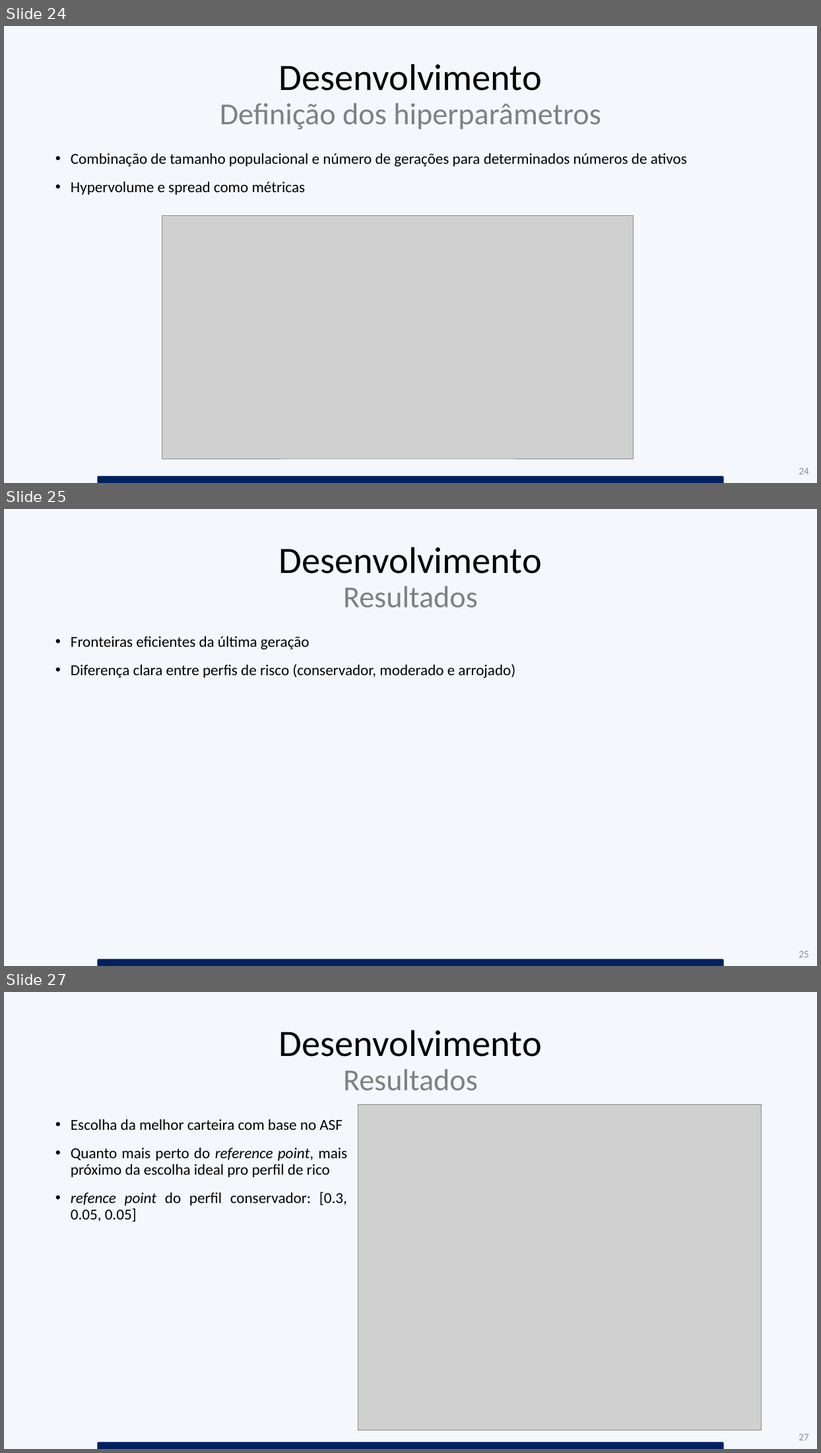
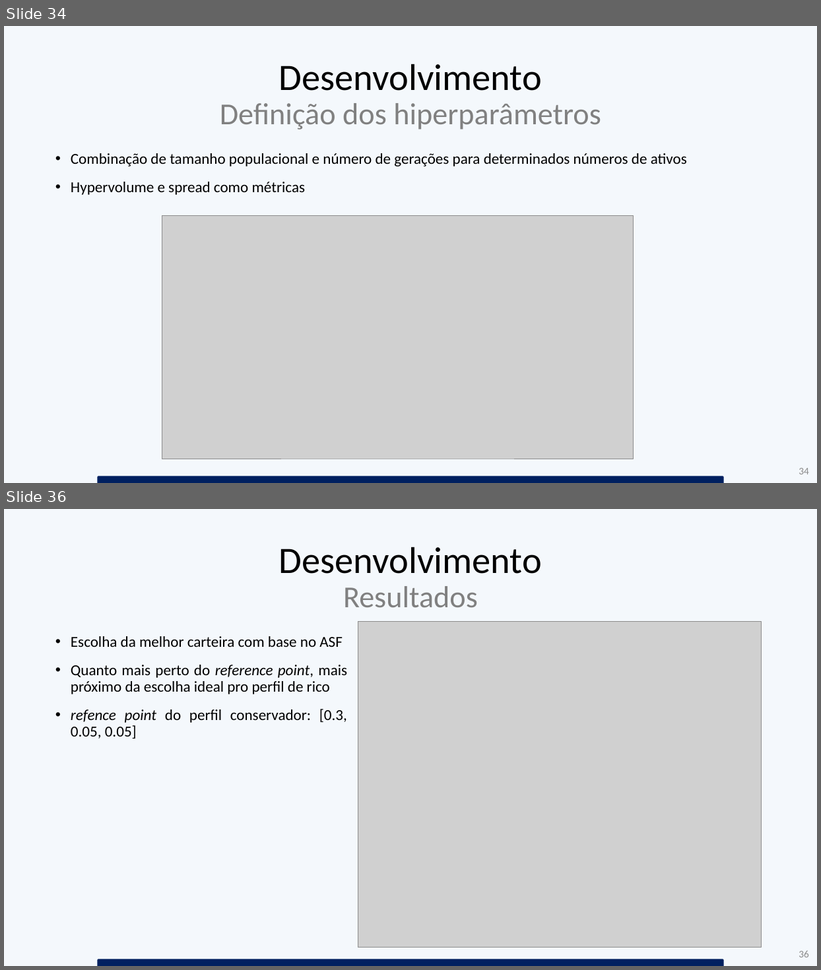
Before and after one commit to brunofvincensi/TCC, a slide deck: TCC_Apresentacao_Alexandre_e_Bruno.pptx. Shown one above the other, each under a label of ours: slides 24, 25 and 27 before the commit, slides 34 and 36 after it; the slides between them are not shown. The pictures are 821x1453 and 821x970 pixels, drawn with LibreOffice and Linux fonts; fonts in the diff are those of the drawing; grey boxes stand for pictures. Boxes give left, top, right and bottom in pixels: in the first picture for what was removed or moved away, otherwise in the second. Text is boxed around its words. In the diff, an @@ line names an element or a change of style, - is before the commit and + after.

```diff
--- a/TCC_Apresentacao_Alexandre_e_Bruno.pptx
+++ b/TCC_Apresentacao_Alexandre_e_Bruno.pptx
@@ slide 25 removed at box(4, 509, 817, 966), background #DEEBF7 at 31% opacity @@
@@ title removed at box(279, 547, 542, 607) @@
-Desenvolvimento
-Resultados
@@ text removed at box(71, 636, 516, 678) @@
-• Fronteiras eficientes da última geração
-• Diferença clara entre perfis de risco (conservador, moderado e arrojado)
@@ round same rect removed at box(97, 960, 724, 966) @@
@@ page number removed at box(799, 951, 809, 958) @@
-25
@@ what was slide 24 is now slide 34 @@
@@ what was slide 27 is now slide 36 @@
@@ page number at box(799, 951, 809, 958): text changed @@
-27
+36
```
Also in this commit, not shown: 5 slides changed, 24 slides added, 2 other slides removed, 54 other files.
